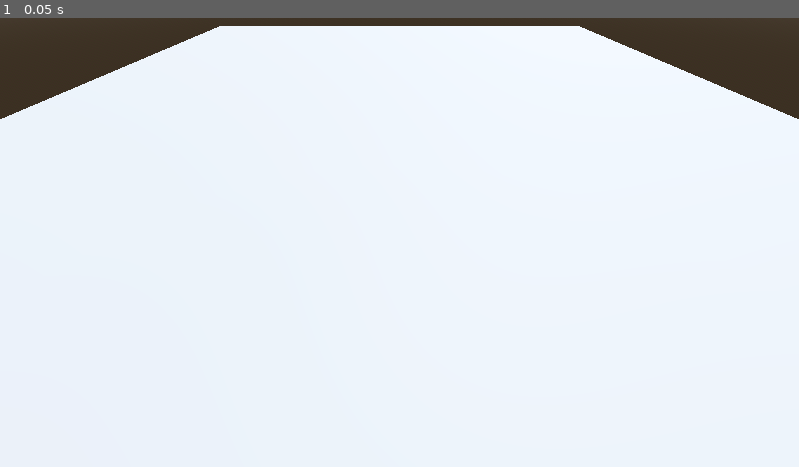
Above: before the commit, frame 1.
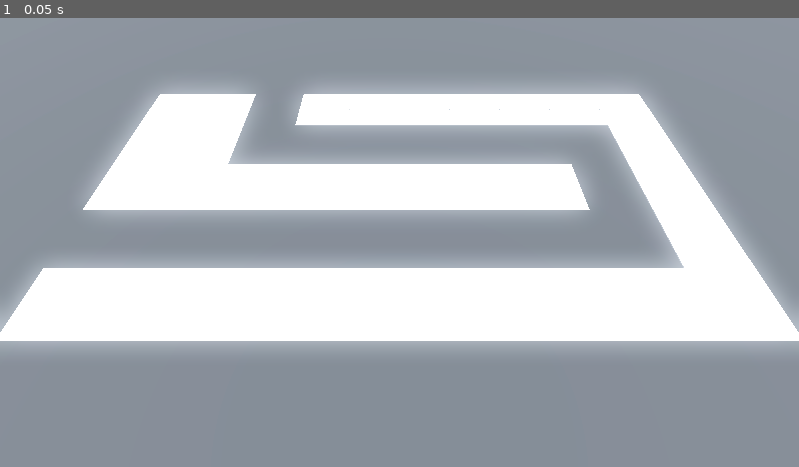
Above: after the commit, the same moment.

Repository: BerkayOzercan/Tutorial-Godot-Barbarian-Blaster
Game: Godot game, scene res://BaseLevel.tscn
Two runs of this game, one before a commit and one after it. Both use one fixed random seed, a clock stepped at 60 frames per second and the inputs below. The project has no main scene, so this scene is started directly.
Inputs:
- Up to frame 1 (0.05 s): no input

The runs differ from the first frame. In frame 1, 71% of the frame differs, in the area x 0-100%, y 0-100%.

Commit message:
Edit : test gridmap

Diff:
--- a/BaseLevel.tscn
+++ b/BaseLevel.tscn
@@ -15,6 +15,9 @@
 tonemap_mode = 2
 glow_enabled = true
 
+[sub_resource type="StandardMaterial3D" id="StandardMaterial3D_5hl3j"]
+albedo_color = Color(0.266667, 0.266667, 0.266667, 0.266667)
+
 [node name="Node3D" type="Node3D"]
 
 [node name="WorldEnvironment" type="WorldEnvironment" parent="."]
@@ -27,10 +30,16 @@
 [node name="CSGBox3D" type="CSGBox3D" parent="."]
 transform = Transform3D(1, 0, 0, 0, 1, 0, 0, 0, 1, 0, -1, 0)
 size = Vector3(100, 2, 100)
+material = SubResource("StandardMaterial3D_5hl3j")
 
 [node name="Camera3D" type="Camera3D" parent="."]
-transform = Transform3D(1, 0, 0, 0, 0.707107, 0.707107, 0, -0.707107, 0.707107, 0, 15, 50)
+transform = Transform3D(1, 0, 0, 0, 0.5, 0.866025, 0, -0.866025, 0.5, 0, 15, 15)
 
 [node name="GridMap" type="GridMap" parent="."]
 mesh_library = ExtResource("1_bx40k")
+cell_size = Vector3(4, 4, 4)
+cell_center_y = false
+data = {
+"cells": PackedInt32Array(65535, 65534, 0, 65535, 2, 0, 4, 65535, 0, 65531, 65535, 0, 65531, 65534, 0, 65531, 0, 0, 65531, 2, 0, 65532, 65534, 0, 65532, 2, 0, 65533, 2, 0, 65534, 65534, 0, 65534, 2, 0, 0, 65534, 0, 0, 2, 0, 1, 65534, 0, 1, 2, 0, 2, 65534, 0, 2, 2, 0, 3, 65534, 0, 3, 2, 0, 4, 65534, 0, 4, 0, 0, 4, 1, 0, 4, 2, 0, 65532, 65535, 1, 65532, 0, 1, 65533, 0, 1, 65534, 0, 1, 65535, 0, 1, 0, 0, 1, 1, 0, 1, 2, 0, 1)
+}
 metadata/_editor_floor_ = Vector3(0, 0, 0)
Not shown: 1 places in BaseLevel.tscn that only renumber resources
